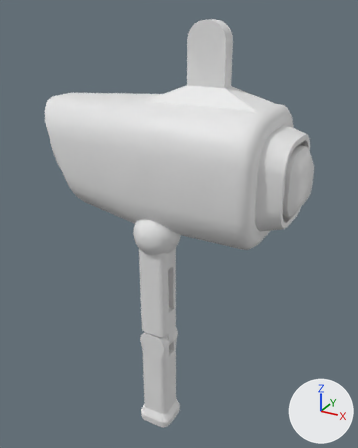
The Blender file Assets/Enemy/Models/E1.blend: old version first, new version second.
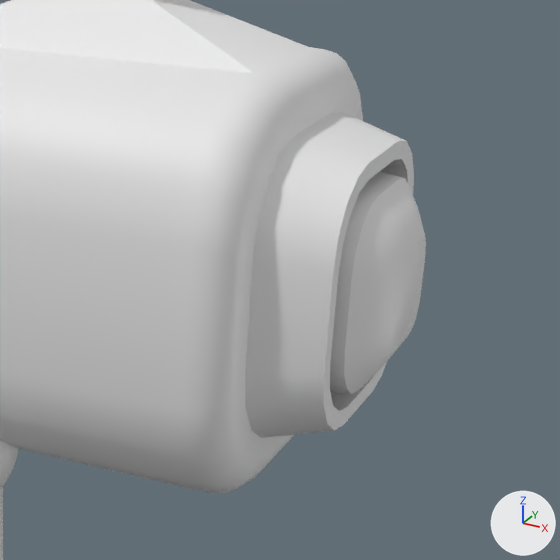
Each version is shown whole from a camera (50 mm lens) standing at (3.13, -6.76, 2.3) and looking at (-0.94, 0.64, -1.39), then close up on the part from 49% to 100% of the width and 20% to 61% of the height. The axes (+X, +Y, +Z) are drawn at lower right. The lights are the same throughout.
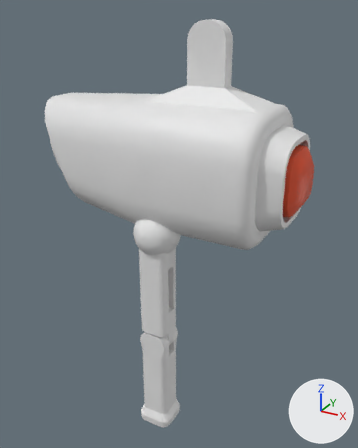
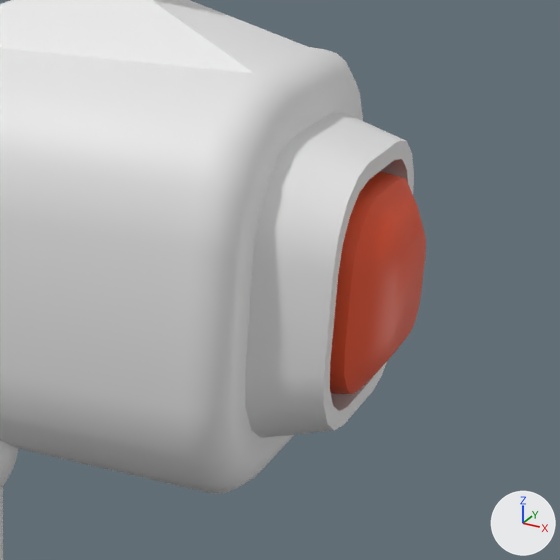
Diff of the bpy script that builds the scene:
```diff
--- a/Assets/Enemy/Models/E1.blend.py
+++ b/Assets/Enemy/Models/E1.blend.py
@@ mat_robot_stripe @@
+mat_robot_stripe = principled_material('robot_stripe')
+mat_robot_stripe.base_color = (0.8, 0.8, 0.8)  # white #e7e7e7
@@ mat_robot_main @@
+mat_robot_main = principled_material('robot_main')
+mat_robot_main.base_color = (0.8, 0.8, 0.8)  # white #e7e7e7
@@ mat_robot_black @@
+mat_robot_black = principled_material('robot_black')
+mat_robot_black.base_color = (0.8, 0.8, 0.8)  # white #e7e7e7
@@ mat_robot_eye @@
+mat_robot_eye = principled_material('robot_eye')
+mat_robot_eye.base_color = (0.8, 0.0798, 0.0196)  # orange #e75026
@@ me_cube_001 @@
 me_cube_001.from_pydata(...)  # 432 vertices, 404 faces; spans x -3.13..1.51, y -1.0..1.0, z -1.0..2.13
 # used by ob_cube; location = (0.0, 0.0, 0.0)
+# me_cube_001 part 1: 81 of the faces centred in x 1.12..1.51, y -0.49..0.49, z -0.49..0.49 switch from no material to mat_robot_eye (orange #e75026)
+me_cube_001.materials.append(mat_robot_main)  # white #e7e7e7
+me_cube_001.materials.append(mat_robot_black)  # white #e7e7e7
+me_cube_001.materials.append(mat_robot_stripe)  # white #e7e7e7
```

Where the change shows, as pixel boxes [x1, y1, x2, y2] in the close-ups (560 x 560 px):
part 1 of me_cube_001, recoloured: [330, 171, 426, 394] in both
